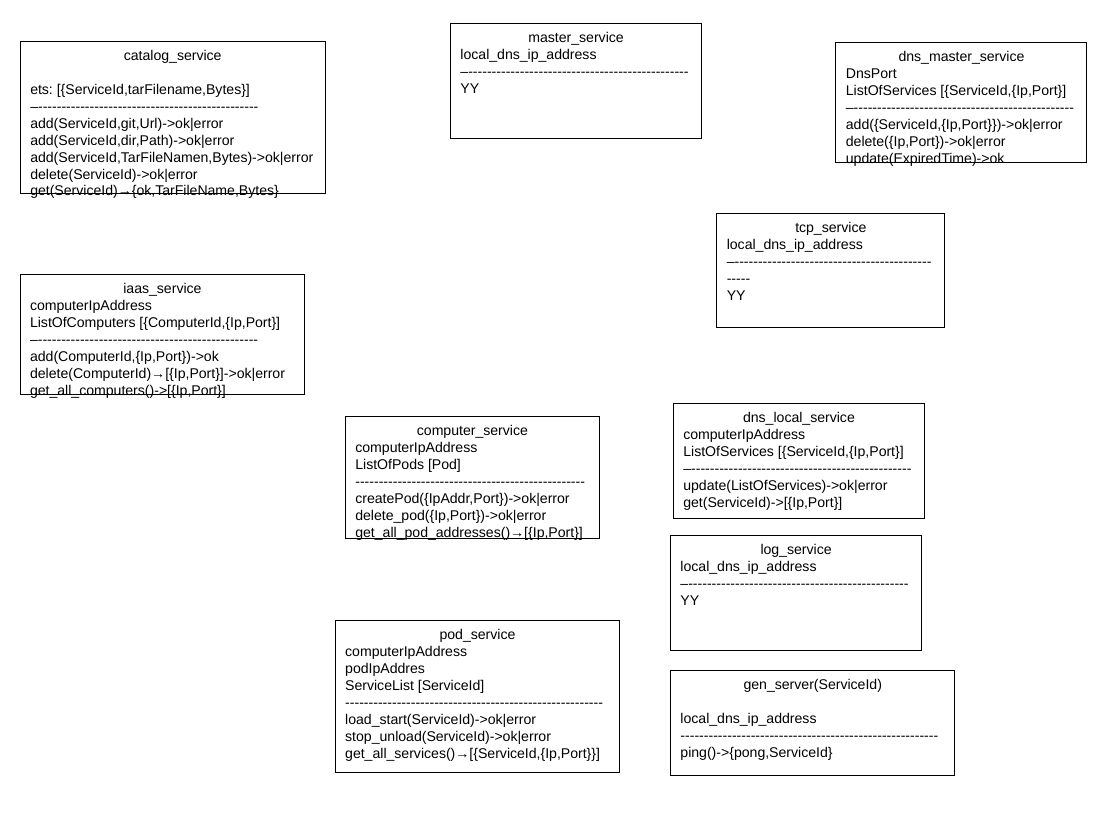
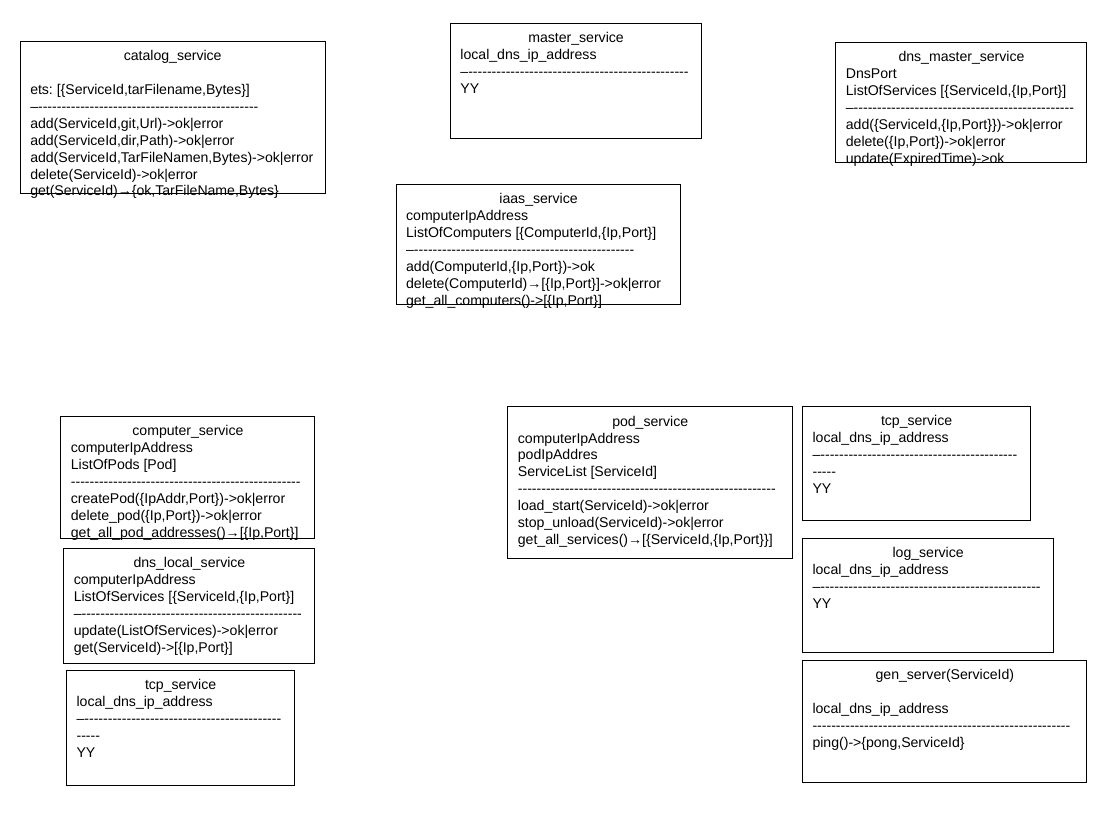
Before and after one commit to joq62/d, a slide deck: slide 1 of Jml.spec.odp. Drawn at 1120x840 pixels with LibreOffice and Linux fonts; fonts in the diff are those of the drawing. Boxes give left, top, right and bottom in pixels: in the first picture for what was removed or moved away, otherwise in the second. Text is boxed around its words. In the diff, an @@ line names an element or a change of style, - is before the commit and + after.

Commit message:
boot_service

```diff
--- a/Jml.spec.odp
+++ b/Jml.spec.odp
@@ rectangle "iaas_service": place and size @@
-rectangle "iaas_service" at (20, 274, 305, 394)
+rectangle "iaas_service" at (396, 185, 681, 305)
@@ rectangle "computer_service": place and size @@
-rectangle "computer_service" at (346, 417, 600, 539)
+rectangle "computer_service" at (61, 417, 315, 539)
@@ rectangle "pod_service": place and size @@
-rectangle "pod_service" at (335, 621, 620, 772)
+rectangle "pod_service" at (508, 408, 793, 559)
@@ rectangle added at (803, 407, 1031, 521), outline #000000 0 pt, 10 pt, text #000000 @@
+tcp_service
+local_dns_ip_address
+–-----------------------------------------------
+YY
@@ rectangle "log_service": place and size @@
-rectangle "log_service" at (671, 536, 922, 650)
+rectangle "log_service" at (803, 539, 1054, 654)
@@ rectangle "dns_local_service": place and size @@
-rectangle "dns_local_service" at (674, 403, 925, 518)
+rectangle "dns_local_service" at (64, 549, 315, 664)
@@ rectangle "tcp_service": place and size @@
-rectangle "tcp_service" at (718, 213, 945, 328)
+rectangle "tcp_service" at (67, 671, 295, 786)
@@ rectangle "gen_server(ServiceId)": place and size @@
-rectangle "gen_server(ServiceId)" at (671, 671, 955, 775)
+rectangle "gen_server(ServiceId)" at (803, 661, 1087, 783)
```
Also in this commit, not shown: 1 other slide changed, 3 slides added, 6 other files.
